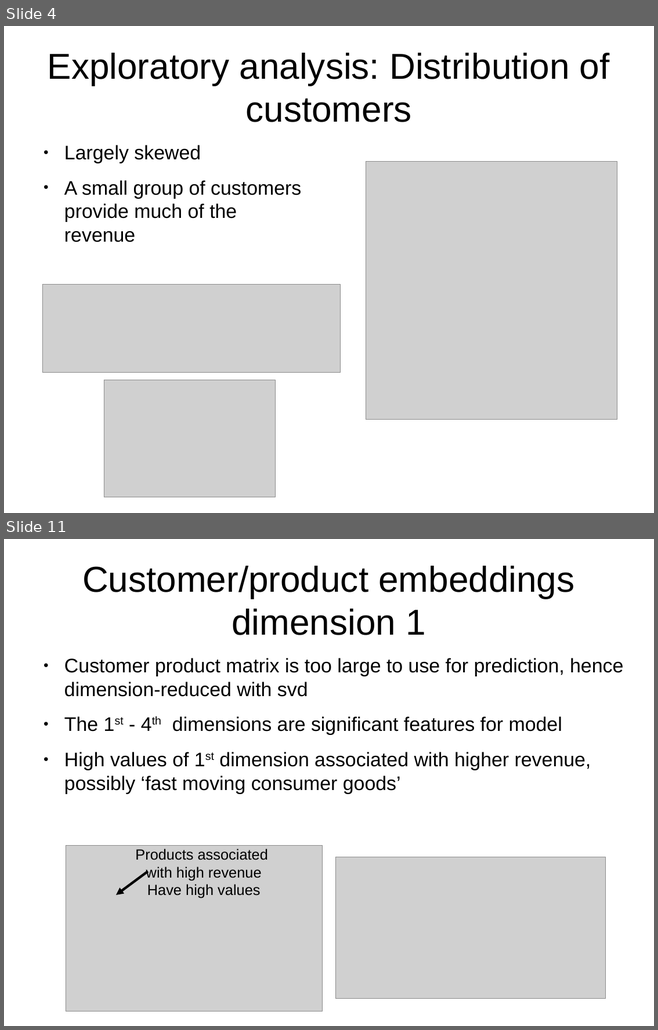
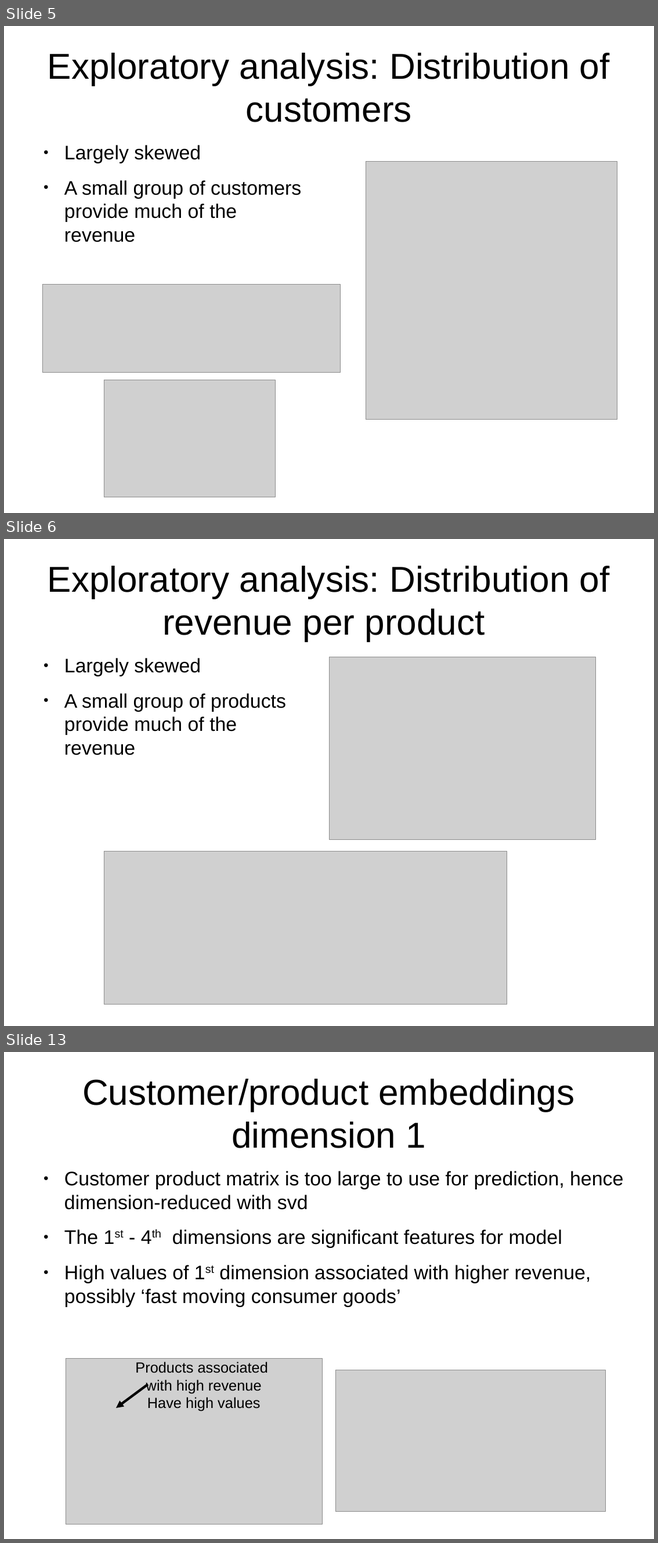
Before and after one commit to leexa90/E-commece-Data-Science, a slide deck: Present.odp. Shown one above the other, each under a label of ours: slides 4 and 11 before the commit, slides 5, 6 and 13 after it; the slides between them are not shown. The pictures are 658x1030 and 658x1543 pixels, drawn with LibreOffice and Linux fonts; fonts in the diff are those of the drawing; grey boxes stand for pictures. Boxes give left, top, right and bottom in pixels: in the first picture for what was removed or moved away, otherwise in the second. Text is boxed around its words. In the diff, an @@ line names an element or a change of style, - is before the commit and + after.

```diff
--- a/Present.odp
+++ b/Present.odp
@@ slide 6 added at (4, 539, 654, 1026), background #FFFFFF @@
@@ title added at (48, 566, 610, 642), 44 pt, text #000000 @@
+Exploratory analysis: Distribution of revenue per product
@@ text added at (64, 658, 286, 755), 24 pt, text #000000 @@
+● Largely skewed
+● A small group of products provide much of the revenue
@@ picture added at (329, 657, 596, 839) @@
@@ picture added at (104, 852, 507, 1005) @@
@@ what was slide 4 is now slide 5 @@
@@ what was slide 11 is now slide 13 @@
```
Also in this commit, not shown: 10 slides changed, 7 other slides added, 1 slide removed, 4 other files.
